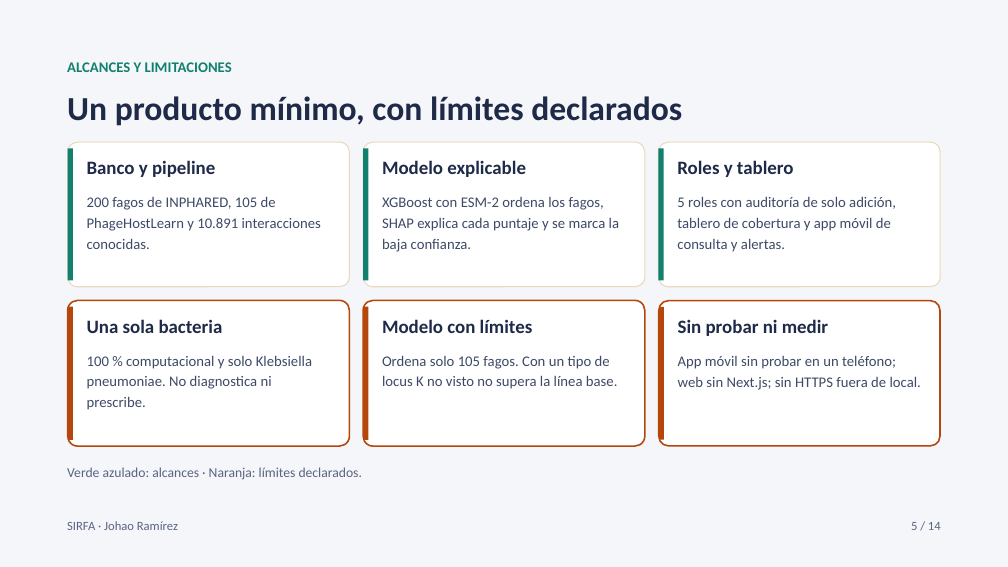
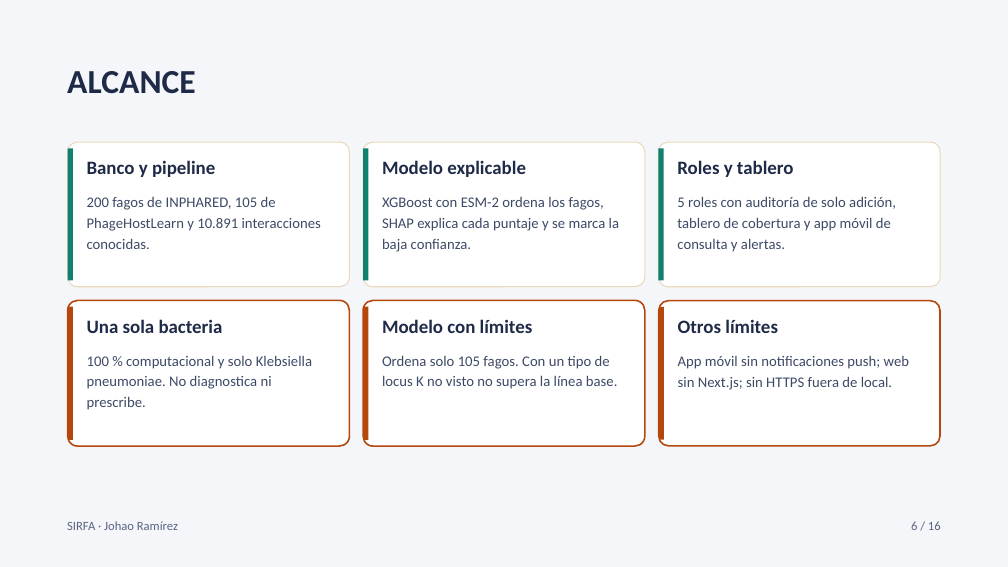
Before and after one commit to johao21/Capstone, a slide deck: slide 6 of Fase 3/3.4_APT122_PresentacionFinal_JohaoRamirez.pptx (slide 5 before the commit). Drawn at 1008x567 pixels with LibreOffice and Linux fonts; fonts in the diff are those of the drawing. Boxes give left, top, right and bottom in pixels: in the first picture for what was removed or moved away, otherwise in the second. Text is boxed around its words. In the diff, an @@ line names an element or a change of style, - is before the commit and + after.

```diff
--- a/Fase 3/3.4_APT122_PresentacionFinal_JohaoRamirez.pptx
+++ b/Fase 3/3.4_APT122_PresentacionFinal_JohaoRamirez.pptx
@@ title at (67,71,196,94): text changed @@
-Un producto mínimo, con límites declarados
+ALCANCE
@@ text removed at (67,62,232,72) @@
-ALCANCES Y LIMITACIONES
@@ text at (678,319,778,333): text changed @@
-Sin probar ni medir
+Otros límites
@@ text at (678,356,909,390): text changed @@
-App móvil sin probar en un teléfono; web sin Next.js; sin HTTPS fuera de local.
+App móvil sin notificaciones push; web sin Next.js; sin HTTPS fuera de local.
@@ text removed at (67,467,362,480) @@
-Verde azulado: alcances · Naranja: límites declarados.
@@ text at (911,521,941,530): text changed @@
-5 / 14
+6 / 16
```
Also in this commit, not shown: 10 other slides changed, 5 slides added, 2 slides removed, 4 other files.
